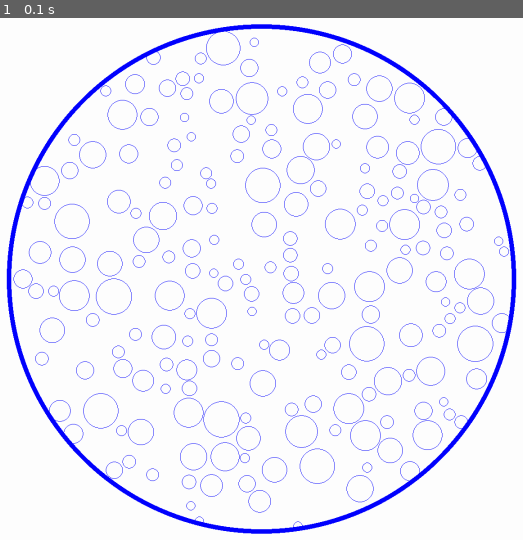
Above: before the commit, frame 1.
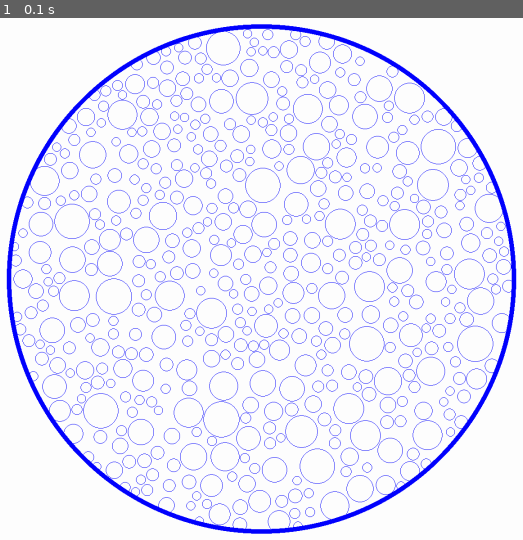
Above: after the commit, the same moment.

Repository: Archanciel/Learning_Pygame
Game: pygame game, started from bouncing_ball_imperfect_collide/pygame_for_physics.py
Two runs of this game, one before a commit and one after it. Both use one fixed random seed, a clock stepped at 60 frames per second and the inputs below.
Inputs:
- Up to frame 1 (0.1 s): no input

The runs differ from the first frame. In frame 1, 4.9% of the frame differs, in the area x 2-98%, y 2-98%.

Commit message:
added speed and angle

Diff:
--- a/bouncing_ball_imperfect_collide/particle.py
+++ b/bouncing_ball_imperfect_collide/particle.py
@@ -1,17 +1,27 @@
 import pygame
+import math
 import os
 
 class Particle:
-    def __init__(self, screen, x, y, radius):
-        self.screen = screen
-        self.x = x
-        self.y = y
-        self.radius = radius
-        self.colour = (0, 0, 255)
-        self.thickness = 1
+	def __init__(self, screen, x, y, radius, thickness, angle, speed):
+		self.screen = screen
+		self.x = x
+		self.y = y
+		self.radius = radius
+		self.angle = math.radians(angle)
+		self.speed = speed
+		self.colour = (0, 0, 255)
+		self.thickness = thickness
 
-    def display(self):
-        if os.name == 'posix':
-            pygame.draw.circle(self.screen, self.colour, (self.x, self.y), self.radius, self.thickness)
-        else:
-            pygame.draw.circle(self.screen, self.colour, (round(self.x), round(self.y)), self.radius, self.thickness)
+	def move(self, angle):
+		angleRad = math.radians(angle) - math.pi / 2
+		dx = self.speed * math.cos(angleRad)
+		dy = self.speed * math.sin(angleRad)
+		self.x += dx
+		self.y += dy
+
+	def display(self):
+		if os.name == 'posix':
+			pygame.draw.circle(self.screen, self.colour, (self.x, self.y), self.radius, self.thickness)
+		else:
+			pygame.draw.circle(self.screen, self.colour, (round(self.x), round(self.y)), self.radius, self.thickness)
--- a/bouncing_ball_imperfect_collide/pygame_for_physics.py
+++ b/bouncing_ball_imperfect_collide/pygame_for_physics.py
@@ -4,7 +4,6 @@
 import os
 from particle import Particle
 
-PN = 200
 DIST_MIN = 1
 
 def randomParticleParm():
@@ -28,14 +27,16 @@
 	return False
 
 background_colour = (255,255,255)
-if os.name == 'posix':
-	(width, height) = (1300, 2000)
-else:
-	(width, height) = (800, 1000)
 
 if os.name == 'posix':
+	PN = 500
+	THICKNESS = 1
+	(width, height) = (1300, 2000)
 	screen = pygame.display.set_mode((width, height), pygame.FULLSCREEN)
 else:
+	PN = 200
+	THICKNESS = 1
+	(width, height) = (800, 1000)
 	os.environ['SDL_VIDEO_WINDOW_POS'] = '100,15'
 	screen = pygame.display.set_mode((width, height))
 
@@ -47,14 +48,11 @@
 	circleX = w / 2
 	circleY = h / 2
 	circleR = (h / 3) - 100
+	pygame.draw.circle(screen, (0, 0, 255), (circleX, circleY), circleR, 10)
 else:
 	circleX = w / 2
 	circleY = w / 2
 	circleR = (h / 2) - 105
-
-if os.name == 'posix':
-	pygame.draw.circle(screen, (0, 0, 255), (circleX, circleY), circleR, 10)
-else:
 	pygame.draw.circle(screen, (0, 0, 255), (round(circleX), round(circleY)), round(circleR), 1)
 
 my_particles = []
@@ -66,7 +64,7 @@
 	while outsideCircle(circleX, circleY, radius, pos_x, pos_y) or overlap(my_particles, radius, pos_x, pos_y):
 		radius, pos_x, pos_y = randomParticleParm()
 
-	p = Particle(screen, pos_x, pos_y, radius)
+	p = Particle(screen=screen, x=pos_x, y=pos_y, radius=radius, thickness=THICKNESS, angle=100, speed=2)
 	my_particles.append(p)
 	radius, pos_x, pos_y = randomParticleParm()
 
